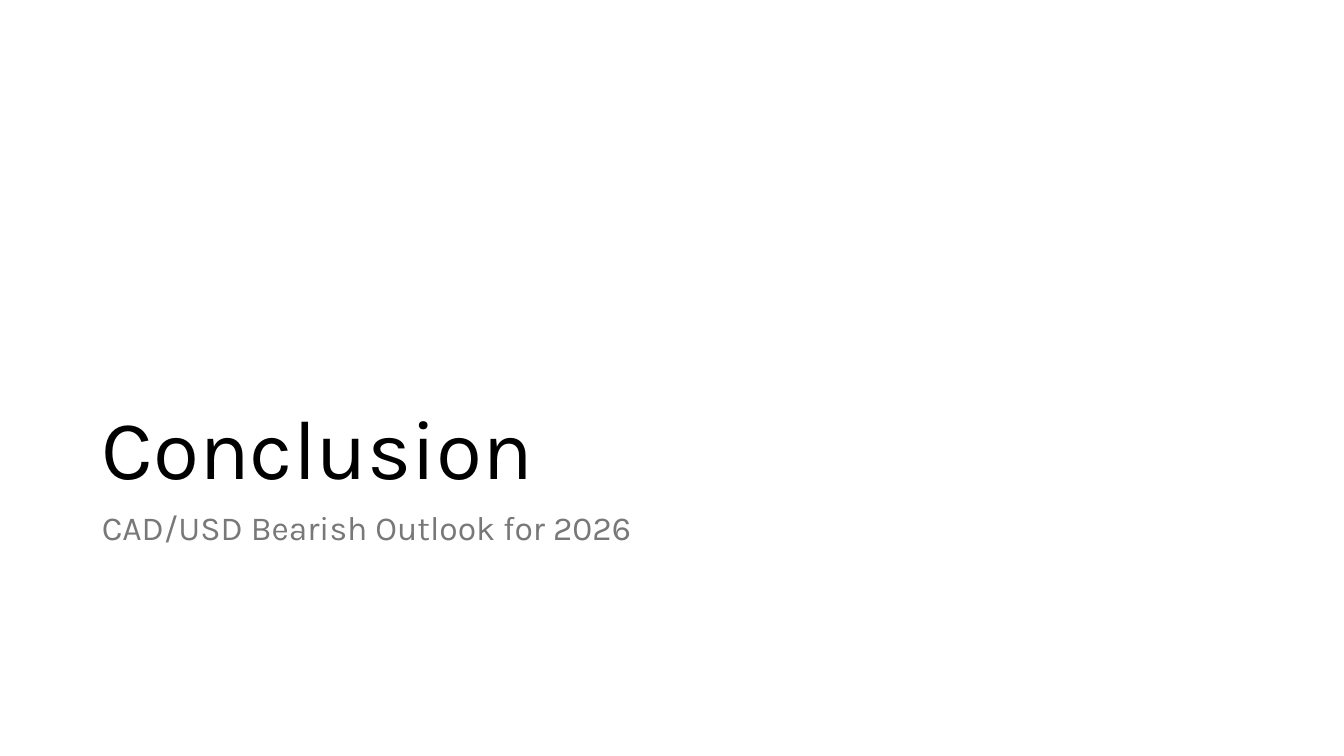
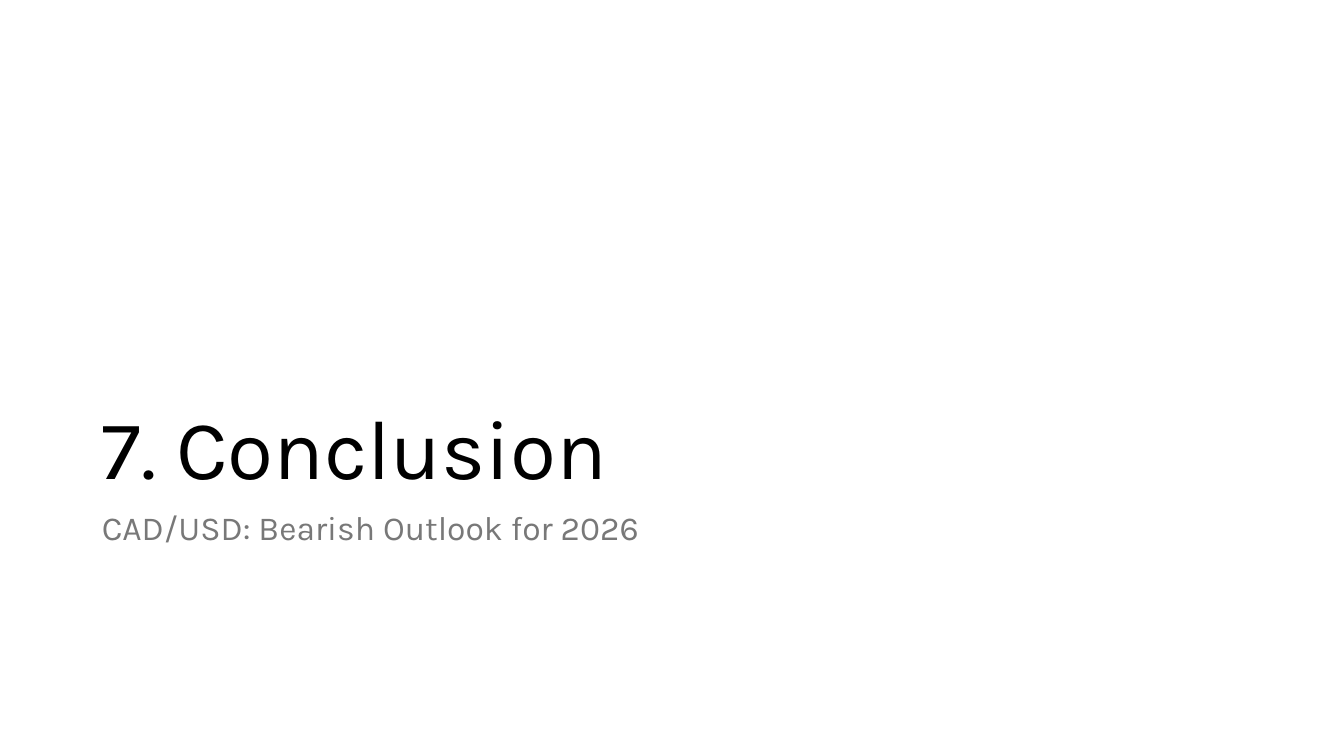
Before and after one commit to mahdi-ghafarian/time-series, a slide deck: slide 31 of borderland/1-cadusd/Presentation/CADUSD.pptx (slide 30 before the commit). Drawn at 1344x756 pixels with LibreOffice and Linux fonts; fonts in the diff are those of the drawing. Boxes give left, top, right and bottom in pixels: in the first picture for what was removed or moved away, otherwise in the second. Text is boxed around its words. In the diff, an @@ line names an element or a change of style, - is before the commit and + after.

```diff
--- a/borderland/1-cadusd/Presentation/CADUSD.pptx
+++ b/borderland/1-cadusd/Presentation/CADUSD.pptx
@@ title at box(102, 421, 607, 480): text changed @@
-Conclusion
+7. Conclusion
@@ text at box(102, 515, 639, 543): text changed @@
-CAD/USD Bearish Outlook for 2026
+CAD/USD: Bearish Outlook for 2026
```
Also in this commit, not shown: 5 other slides changed, 1 slide added, 2 other files.
